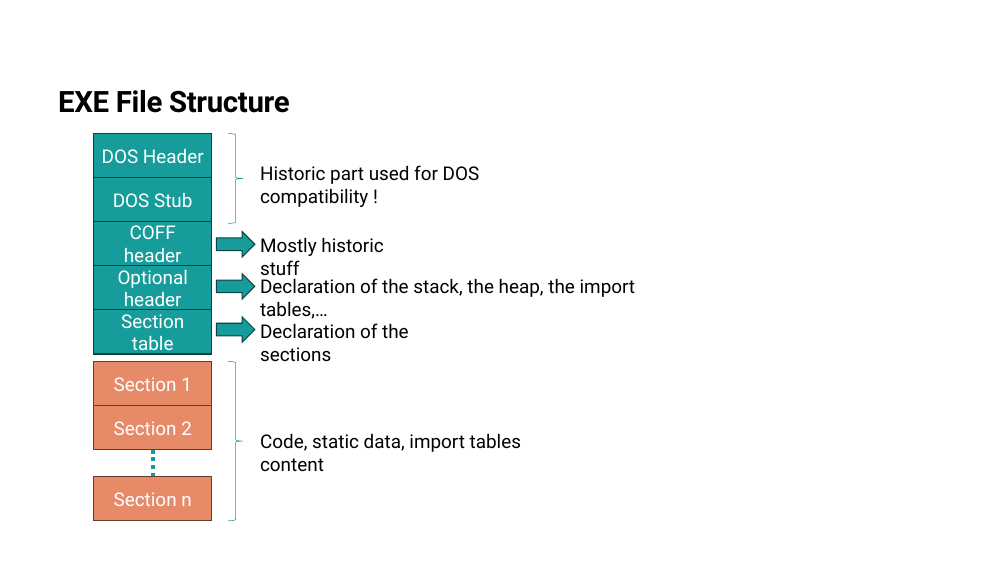
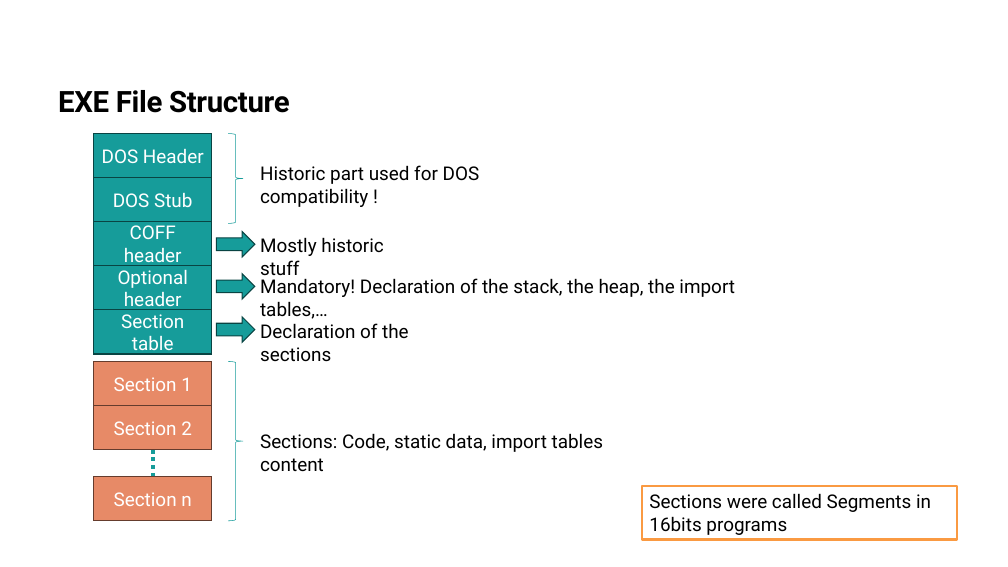
Before and after one commit to PPoliakoff/FromHexToExe, a slide deck: slide 5 of From Hex to Exe.pptx. Drawn at 1008x567 pixels with LibreOffice and Linux fonts; fonts in the diff are those of the drawing. Boxes give left, top, right and bottom in pixels: in the first picture for what was removed or moved away, otherwise in the second. Text is boxed around its words. In the diff, an @@ line names an element or a change of style, - is before the commit and + after.

```diff
--- a/From Hex to Exe.pptx
+++ b/From Hex to Exe.pptx
@@ text at (260,278,735,297): text changed @@
-Declaration of the stack, the heap, the import tables,…
+Mandatory! Declaration of the stack, the heap, the import tables,…
@@ text at (260,433,603,472): text changed @@
-Code, static data, import tables content
+Sections: Code, static data, import tables content
@@ rectangle added at (642,486,957,540), outline #FA9A42 2 pt, 18 pt, text #000000 @@
+Sections were called Segments in 16bits programs
```
Also in this commit, not shown: 3 other slides changed, 7 other files.
